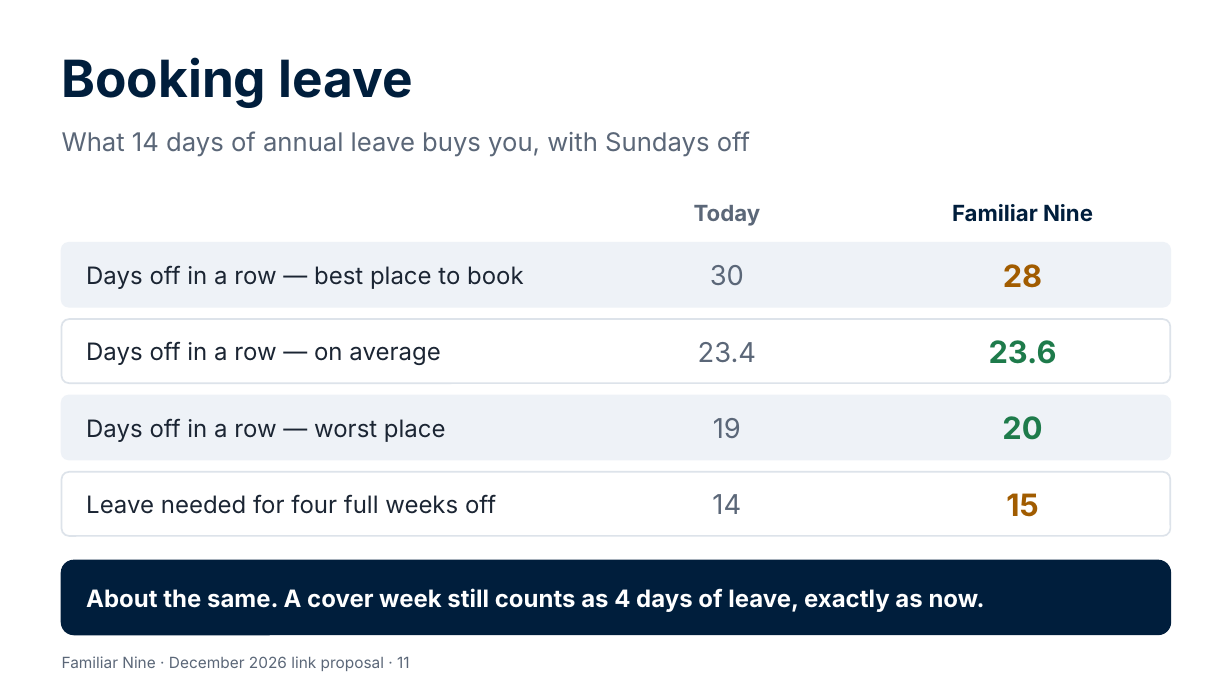
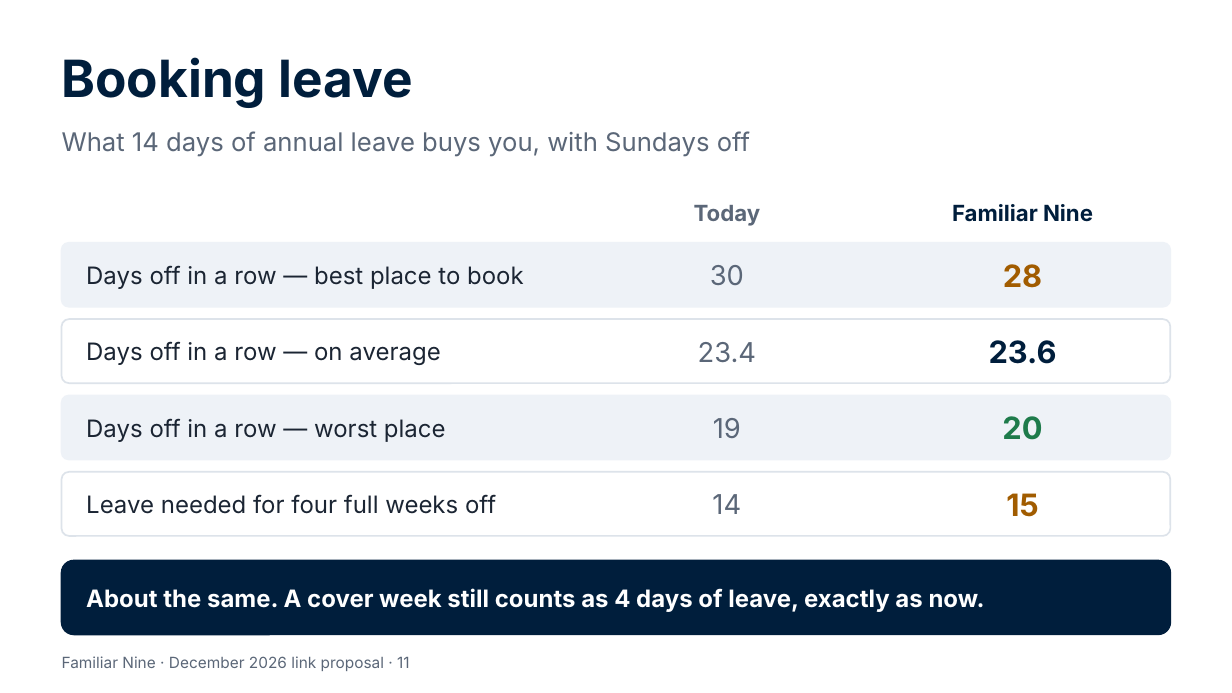
Before and after one commit to Garethdavidmiller/roster-app, a slide deck: slide 11 of docs/proposals/presentations/Familiar-Nine-for-colleagues.pptx. Drawn at 1232x693 pixels with LibreOffice and Linux fonts; fonts in the diff are those of the drawing. Boxes give left, top, right and bottom in pixels: in the first picture for what was removed or moved away, otherwise in the second. Text is boxed around its words. In the diff, an @@ line names an element or a change of style, - is before the commit and + after.

```diff
--- a/docs/proposals/presentations/Familiar-Nine-for-colleagues.pptx
+++ b/docs/proposals/presentations/Familiar-Nine-for-colleagues.pptx
@@ text "23.6" at (989, 340, 1057, 364): text colour #1E7B4B to #001E3C @@
```
Also in this commit, not shown: 4 other slides changed, 2 other files.
